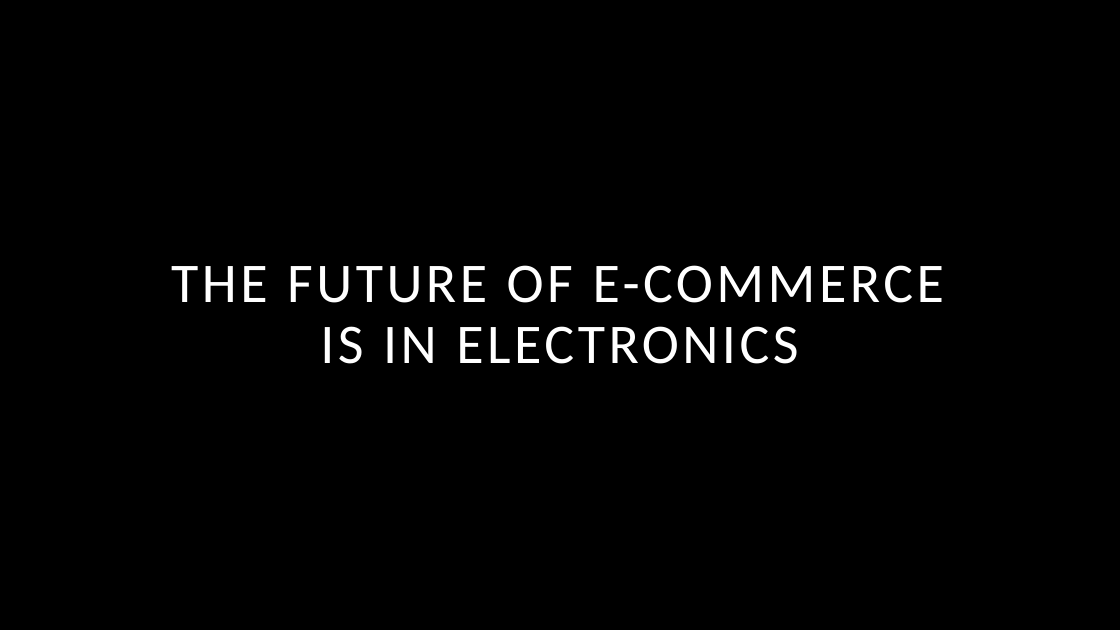
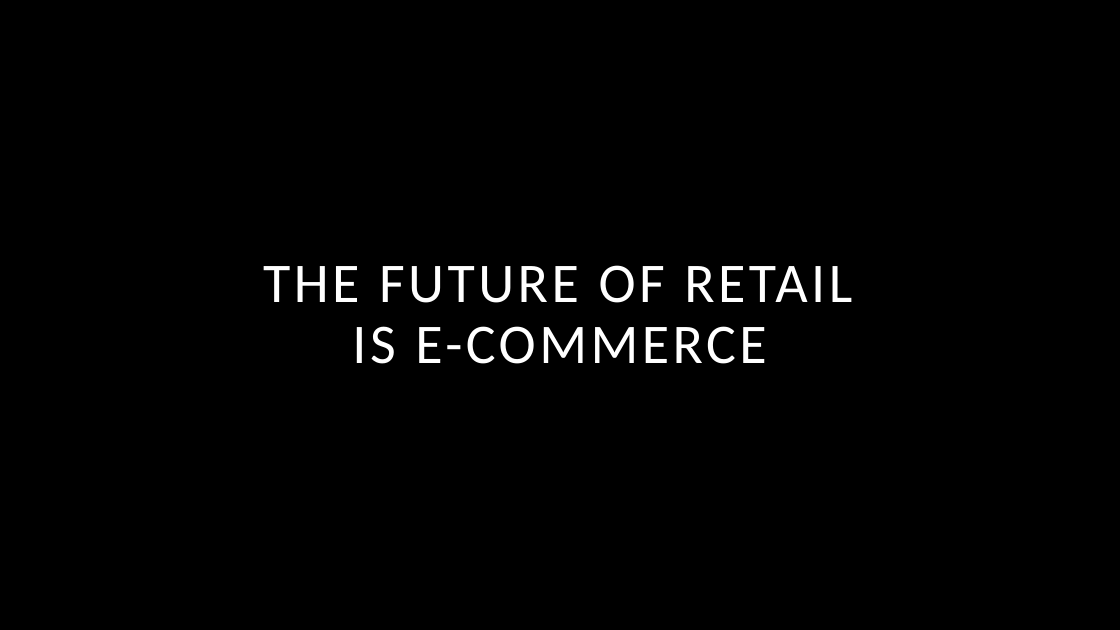
Before and after one commit to craigb06/Capstone_1, a slide deck: slide 1 of key_insights.pptx. Drawn at 1120x630 pixels with LibreOffice and Linux fonts; fonts in the diff are those of the drawing; background and template pictures are left out. Boxes give left, top, right and bottom in pixels: in the first picture for what was removed or moved away, otherwise in the second. Text is boxed around its words. In the diff, an @@ line names an element or a change of style, - is before the commit and + after.

```diff
--- a/key_insights.pptx
+++ b/key_insights.pptx
@@ title at (263, 265, 852, 364): text changed @@
-THE FUTURE OF E-COMMERCE IS IN ELECTRONICS
+THE FUTURE OF RETAIL
+IS E-COMMERCE
```
Also in this commit, not shown: 1 other slide changed, 1 slide added, 1 other file.
